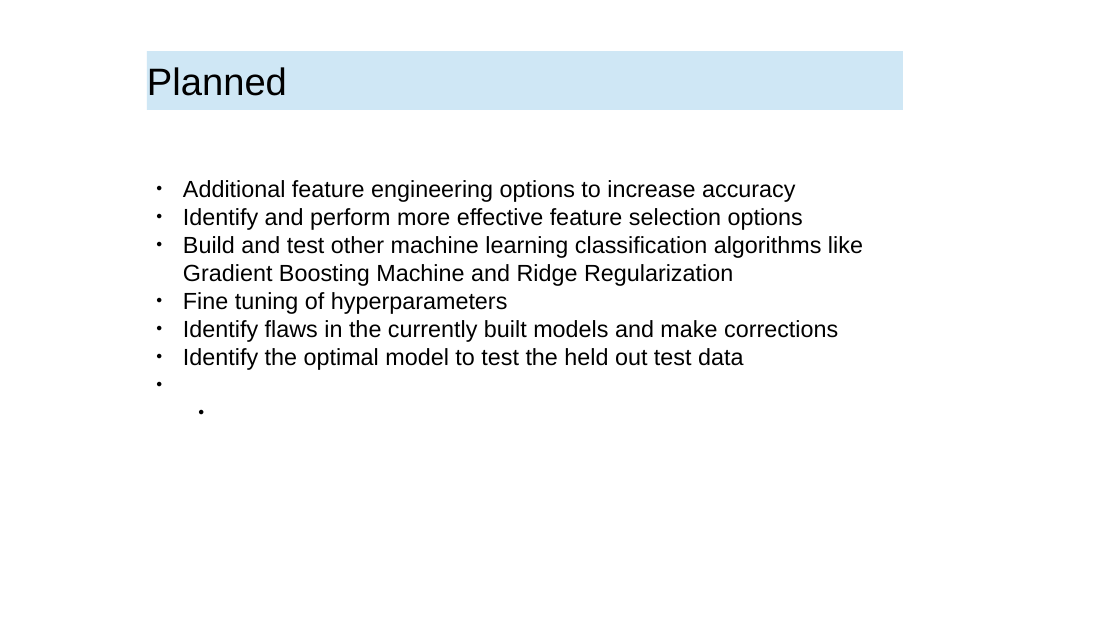
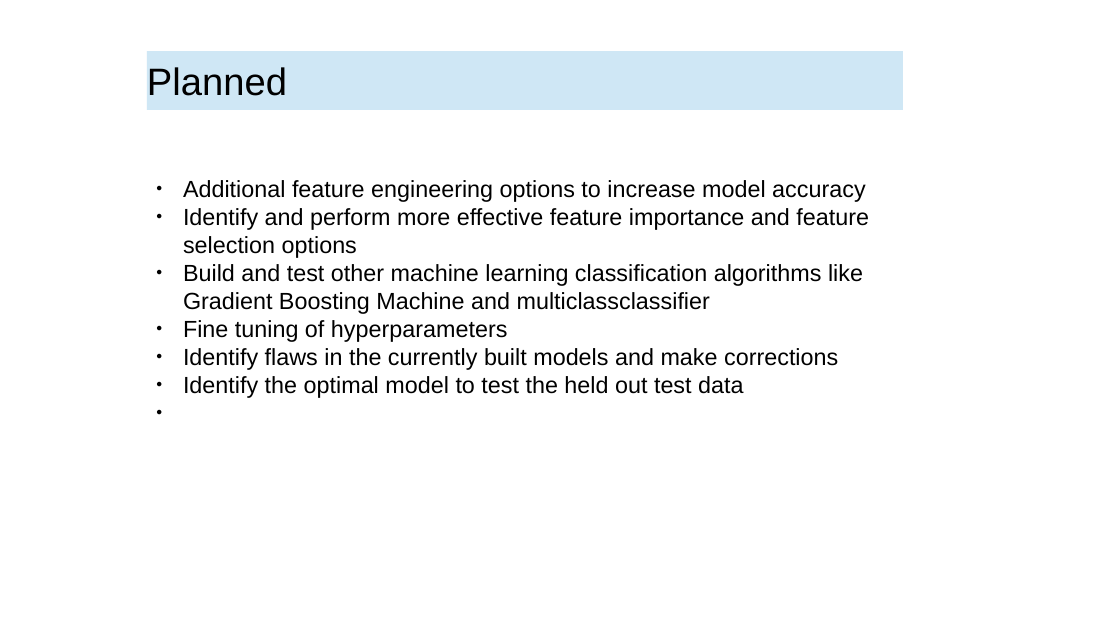
Before and after one commit to manikagita/AML-, a slide deck: slide 6 of Group3_Project_Phase1.pptx. Drawn at 1120x630 pixels with LibreOffice and Linux fonts; fonts in the diff are those of the drawing. Boxes give left, top, right and bottom in pixels: in the first picture for what was removed or moved away, otherwise in the second. Text is boxed around its words. In the diff, an @@ line names an element or a change of style, - is before the commit and + after.

```diff
--- a/Group3_Project_Phase1.pptx
+++ b/Group3_Project_Phase1.pptx
@@ text at (x1=183, y1=180, x2=869, y2=314): text changed @@
-● Additional feature engineering options to increase accuracy
-● Identify and perform more effective feature selection options
-● Build and test other machine learning classification algorithms like Gradient Boosting Machine and Ridge Regularization
+● Additional feature engineering options to increase model accuracy
+● Identify and perform more effective feature importance and feature selection options
+● Build and test other machine learning classification algorithms like Gradient Boosting Machine and multiclassclassifier
```
Also in this commit, not shown: 2 other slides changed, 1 other file.
